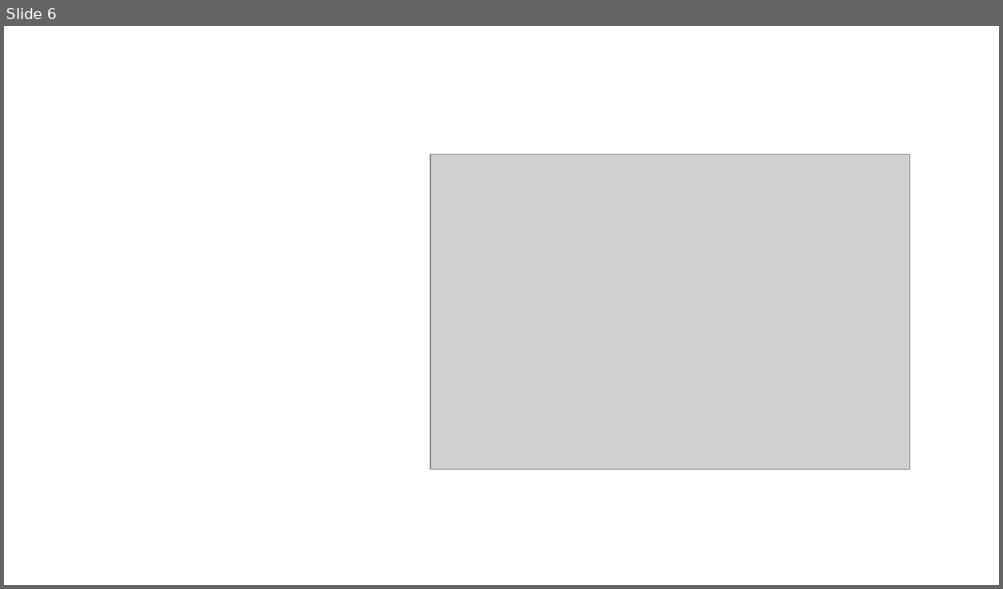
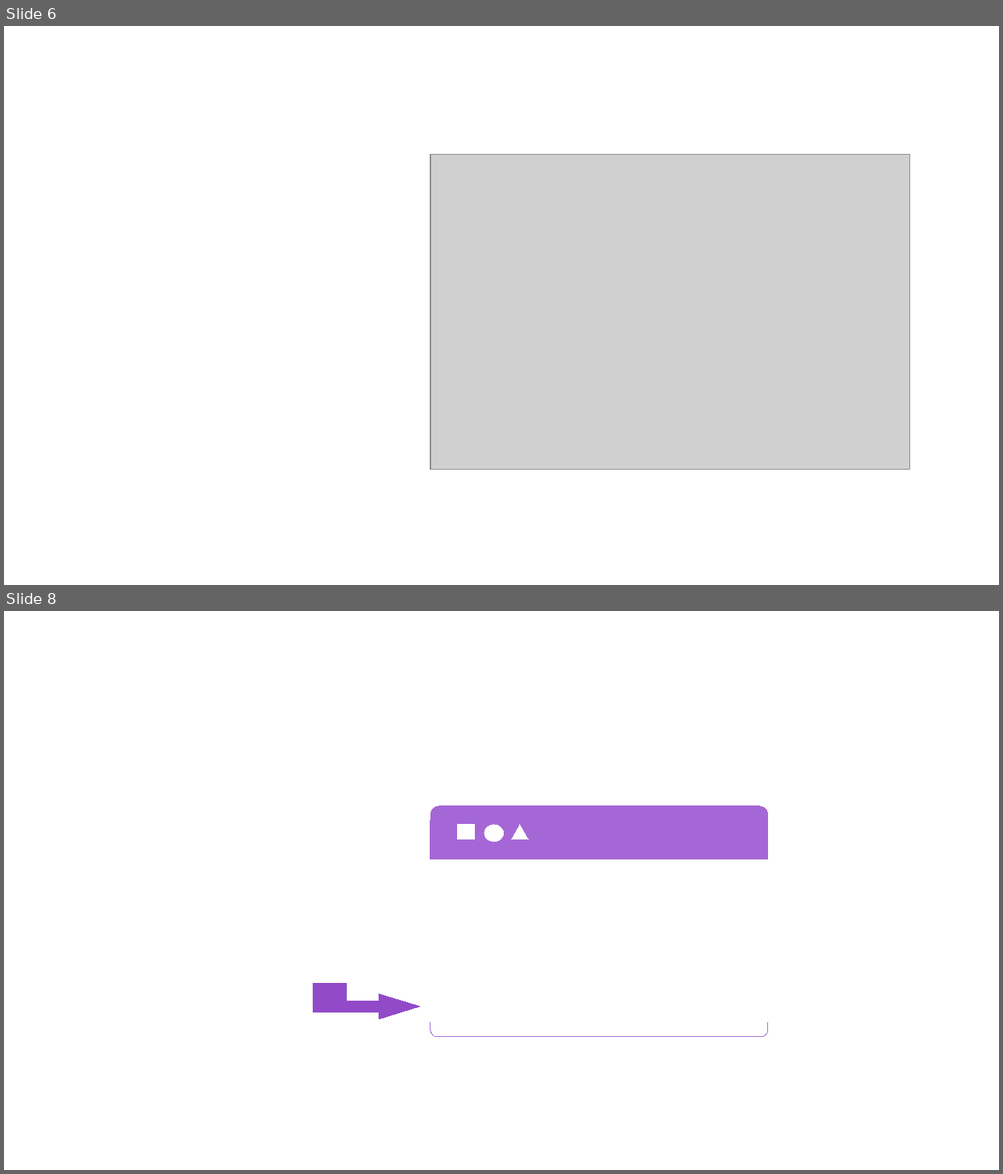
Before and after one commit to ProjetoEvila/EVLproduzido, a slide deck: projeto/documentos/apresentacao.odp. Shown one above the other, each under a label of ours: slide 6 before the commit, slides 6 and 8 after it; the slides between them are not shown. The pictures are 1003x589 and 1003x1174 pixels, drawn with LibreOffice and Linux fonts; fonts in the diff are those of the drawing; grey boxes stand for pictures; background and template pictures are left out. Boxes give left, top, right and bottom in pixels: in the first picture for what was removed or moved away, otherwise in the second. Text is boxed around its words. In the diff, an @@ line names an element or a change of style, - is before the commit and + after.

```diff
--- a/projeto/documentos/apresentacao.odp
+++ b/projeto/documentos/apresentacao.odp
@@ slide 8 added at <box>4,611,999,1170</box>, background picture (left out) @@
@@ rounded rectangle added at <box>430,807,768,1038</box>, fill #FFFFFF, outline #A567D5 0 pt @@
@@ rounded rectangle added at <box>430,807,768,858</box>, fill #A567D5, outline #A567D5 0 pt @@
@@ rectangle added at <box>457,825,474,840</box>, fill #FFFFFF, outline #FFFFFF 0 pt @@
@@ ellipse added at <box>484,825,503,842</box>, fill #FFFFFF, outline #FFFFFF 0 pt @@
@@ triangle added at <box>511,825,529,840</box>, fill #FFFFFF, outline #FFFFFF 0 pt @@
@@ rectangle added at <box>430,848,768,860</box>, fill #A567D5, outline #A567D5 0 pt @@
@@ rectangle added at <box>430,860,768,1022</box>, fill #FFFFFF, outline #FFFFFF 0 pt @@
@@ freeform shape added at <box>313,984,420,1019</box>, fill #924AC9, outline #924AC9 0 pt @@
@@ rounded rectangle added at <box>430,993,768,1037</box>, fill #FFFFFF, outline #A567D5 0 pt @@
```
Also in this commit, not shown: 1 other slide added, 2 slides removed, 1 other file.
